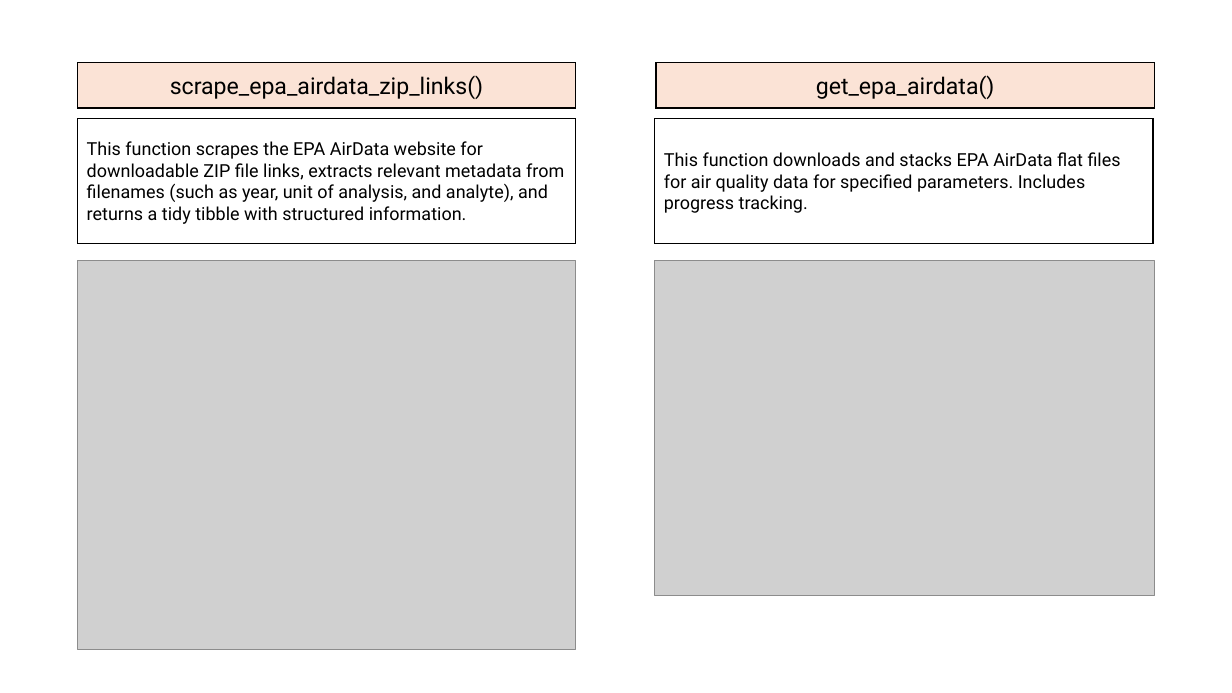
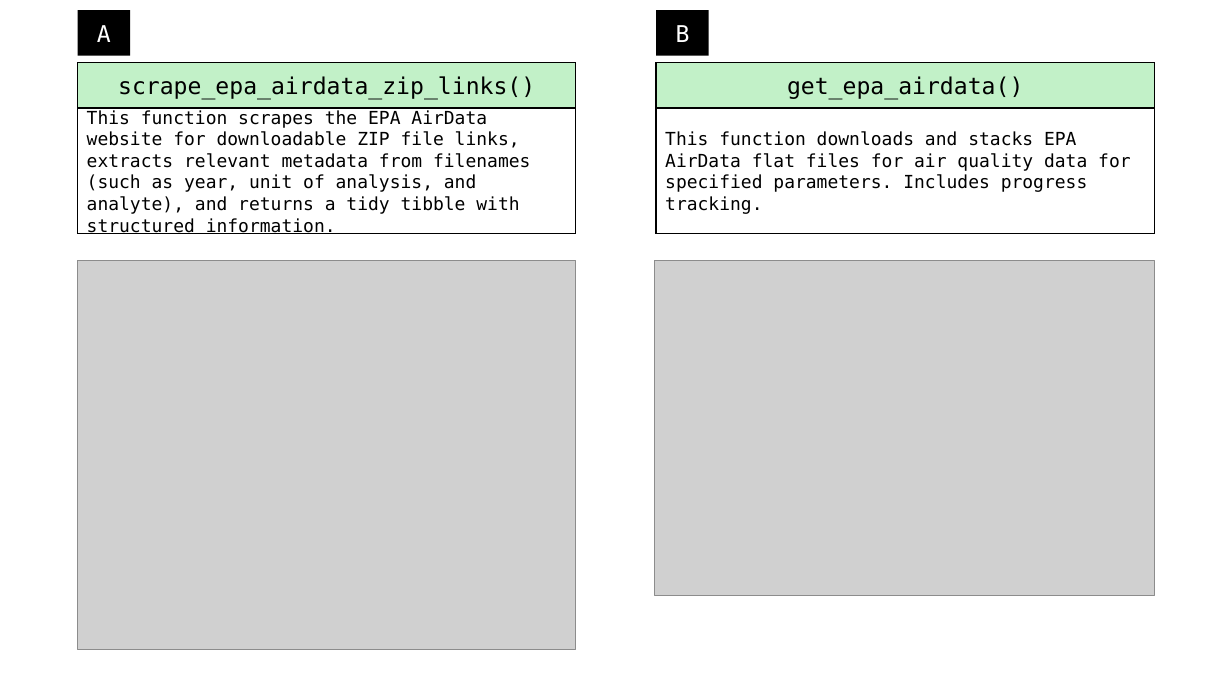
Before and after one commit to nelsonroque/tidypollute, a slide deck: slide 3 of docs/figures.pptx. Drawn at 1232x693 pixels with LibreOffice and Linux fonts; fonts in the diff are those of the drawing; grey boxes stand for pictures. Boxes give left, top, right and bottom in pixels: in the first picture for what was removed or moved away, otherwise in the second. Text is boxed around its words. In the diff, an @@ line names an element or a change of style, - is before the commit and + after.

```diff
--- a/docs/figures.pptx
+++ b/docs/figures.pptx
@@ rectangle added at bbox=[78, 10, 130, 55], fill #000000, 18 pt, text #FFFFFF @@
+A
@@ rectangle added at bbox=[656, 10, 709, 55], fill #000000, 18 pt, text #FFFFFF @@
+B
@@ rectangle "scrape_epa_airdata_zip_links()" at bbox=[78, 63, 576, 108]: font Roboto to DejaVu Sans Mono; fill #FBE3D6 to #C2F1C8 @@
@@ rectangle "get_epa_airdata()" at bbox=[656, 63, 1154, 108]: font Roboto to DejaVu Sans Mono; fill #FBE3D6 to #C2F1C8 @@
@@ rectangle "This function scrapes the EPA ...": place and size @@
-rectangle "This function scrapes the EPA ..." at bbox=[78, 118, 576, 244]
+rectangle "This function scrapes the EPA ..." at bbox=[78, 108, 576, 234]
@@ rectangle "This function scrapes the EPA ..." at bbox=[78, 108, 576, 234]: font Roboto to DejaVu Sans Mono @@
@@ rectangle "This function downloads and stacks ...": place and size @@
-rectangle "This function downloads and stacks ..." at bbox=[655, 118, 1153, 244]
+rectangle "This function downloads and stacks ..." at bbox=[656, 108, 1154, 234]
@@ rectangle "This function downloads and stacks ..." at bbox=[656, 108, 1154, 234]: font Roboto to DejaVu Sans Mono @@
```
Also in this commit, not shown: 1 other file.
